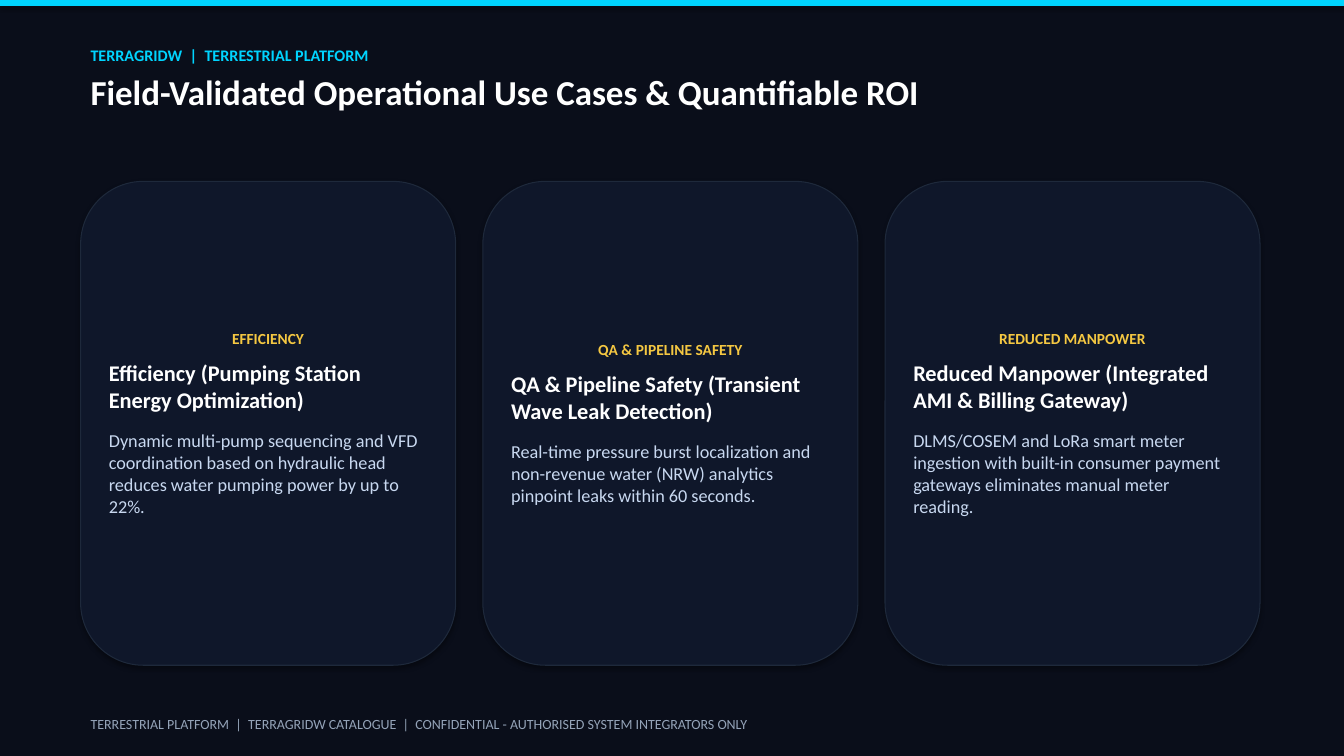
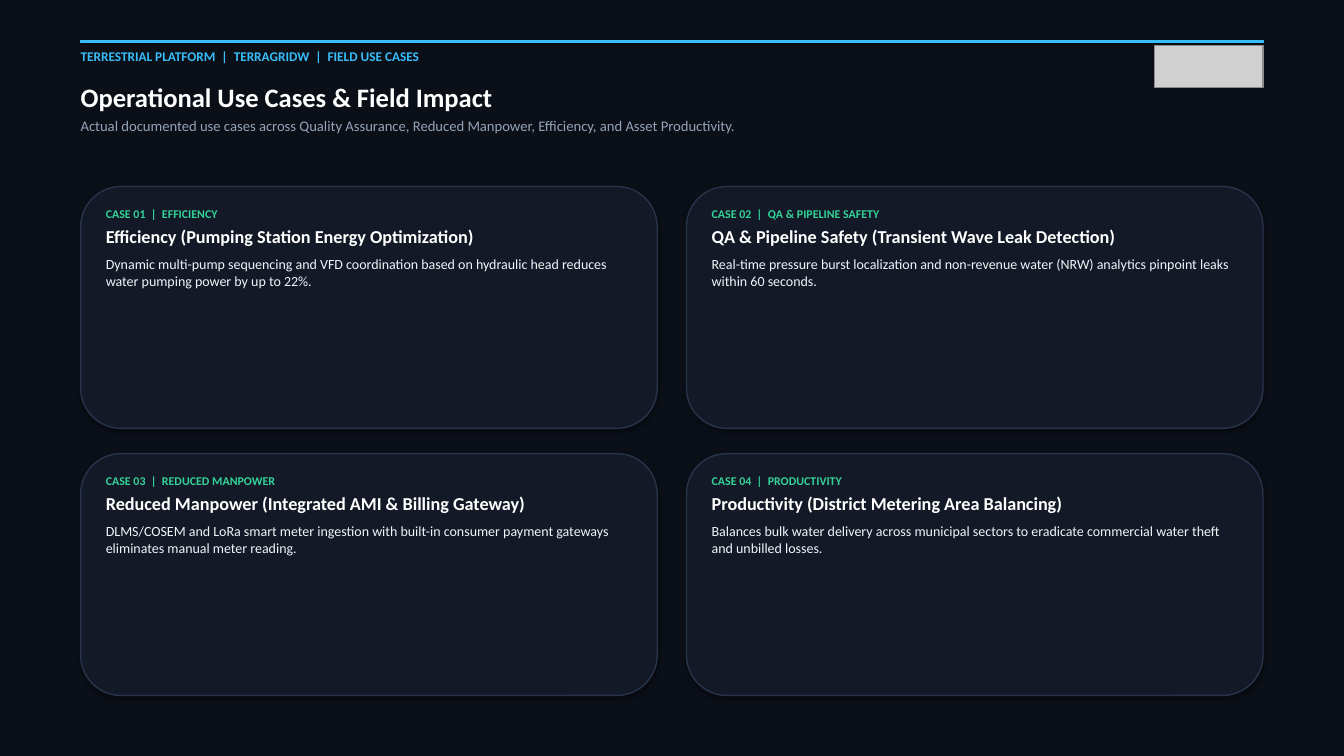
Before and after one commit to terrestrialplatform/terrestrial.cloud, a slide deck: slide 4 of catalogues/TerraGridW_Catalogue.pptx (slide 3 before the commit). Drawn at 1344x756 pixels with LibreOffice and Linux fonts; fonts in the diff are those of the drawing; grey boxes stand for pictures. Boxes give left, top, right and bottom in pixels: in the first picture for what was removed or moved away, otherwise in the second. Text is boxed around its words. In the diff, an @@ line names an element or a change of style, - is before the commit and + after.

```diff
--- a/catalogues/TerraGridW_Catalogue.pptx
+++ b/catalogues/TerraGridW_Catalogue.pptx
@@ rectangle at <box>0,0,1344,756</box>: fill #0A0E1A to #0B0F17 @@
@@ rectangle: place and size @@
-rectangle at <box>0,0,1344,6</box>
+rectangle at <box>81,40,1263,42</box>
@@ rectangle at <box>81,40,1263,42</box>: fill #00D4FF to #38BDF8; outline none to #38BDF8 0.75 pt @@
@@ text at <box>81,52,419,61</box>: text changed; size 25 to 9.5 pt; text colour #FFFFFF to #38BDF8 @@
-TERRAGRIDW | TERRESTRIAL PLATFORM
-Field-Validated Operational Use Cases & Quantifiable ROI
+TERRESTRIAL PLATFORM | TERRAGRIDW | FIELD USE CASES
@@ picture added at <box>1154,45,1263,88</box> @@
@@ text added at <box>81,88,735,134</box>, 10.5 pt, text #94A3B8 @@
+Operational Use Cases & Field Impact
+Actual documented use cases across Quality Assurance, Reduced Manpower, Efficiency, and Asset Productivity.
@@ rounded rectangle added at <box>81,187,657,429</box>, fill #131926, outline #28344B 1 pt @@
@@ text "CASE 01 | EFFICIENCY": place and size @@
-text "CASE 01 | EFFICIENCY" at <box>81,181,456,665</box>
+text "CASE 01 | EFFICIENCY" at <box>106,210,607,289</box>
@@ rounded rectangle added at <box>687,187,1263,429</box>, fill #131926, outline #28344B 1 pt @@
@@ text "CASE 02 | QA & ...": place and size @@
-text "CASE 02 | QA & ..." at <box>483,181,858,665</box>
+text "CASE 02 | QA & ..." at <box>712,210,1229,286</box>
@@ text at <box>106,210,218,218</box>: text changed; size 11 to 8.5 pt; text colour #F5C842 to #34D399 @@
-EFFICIENCY
+CASE 01 | EFFICIENCY
@@ text at <box>106,229,607,289</box>: size 16 to 13 pt in "Efficiency (Pumping Station Energy Optimization)"; size 13 to 10 pt, text colour #C8D8F0 to #F1F5F9 in "Dynamic multi-pump sequencing and VFD coordination based ..."; less space between paragraphs @@
@@ text at <box>712,210,879,220</box>: text changed; size 11 to 8.5 pt; text colour #F5C842 to #34D399 @@
-QA & PIPELINE SAFETY
+CASE 02 | QA & PIPELINE SAFETY
@@ text at <box>712,229,1229,286</box>: size 16 to 13 pt in "QA & Pipeline Safety (Transient Wave Leak ..."; size 13 to 10 pt, text colour #C8D8F0 to #F1F5F9 in "Real-time pressure burst localization and non-revenue water ..."; less space between paragraphs @@
@@ rounded rectangle added at <box>81,454,657,696</box>, fill #131926, outline #28344B 1 pt @@
@@ vertical alignment middle to top; fill #0F172A to none; outline #1E293B 0.75 pt to none; shadow off in 3 elements at <box>106,210,607,289</box>, <box>712,210,1229,286</box>, <box>106,477,608,556</box> @@
@@ text at <box>106,477,275,485</box>: text changed; size 11 to 8.5 pt; text colour #F5C842 to #34D399 @@
-REDUCED MANPOWER
+CASE 03 | REDUCED MANPOWER
@@ text "CASE 03 | REDUCED MANPOWER": place and size @@
-text "CASE 03 | REDUCED MANPOWER" at <box>885,181,1260,665</box>
+text "CASE 03 | REDUCED MANPOWER" at <box>106,477,608,556</box>
@@ rounded rectangle added at <box>687,454,1263,696</box>, fill #131926, outline #28344B 1 pt @@
@@ text added at <box>712,477,1219,553</box>, 10 pt, text #F1F5F9 @@
+CASE 04 | PRODUCTIVITY
+Productivity (District Metering Area Balancing)
+Balances bulk water delivery across municipal sectors to eradicate commercial water theft and unbilled losses.
@@ text at <box>106,496,608,556</box>: size 16 to 13 pt in "Reduced Manpower (Integrated AMI & Billing Gateway)"; size 13 to 10 pt, text colour #C8D8F0 to #F1F5F9 in "DLMS/COSEM and LoRa smart meter ingestion with ..."; less space between paragraphs @@
@@ text removed at <box>91,720,748,729</box> @@
-TERRESTRIAL PLATFORM | TERRAGRIDW CATALOGUE | CONFIDENTIAL - AUTHORISED SYSTEM INTEGRATORS ONLY
```
Also in this commit, not shown: 3 other slides changed, 3 slides added, 2 slides removed, 45 other files.
